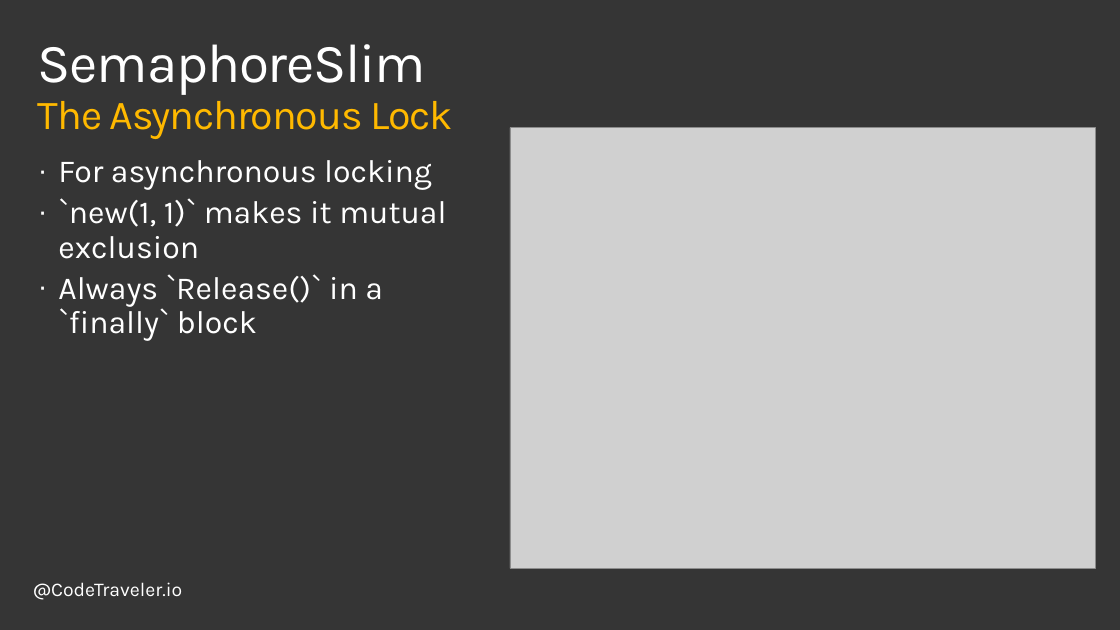
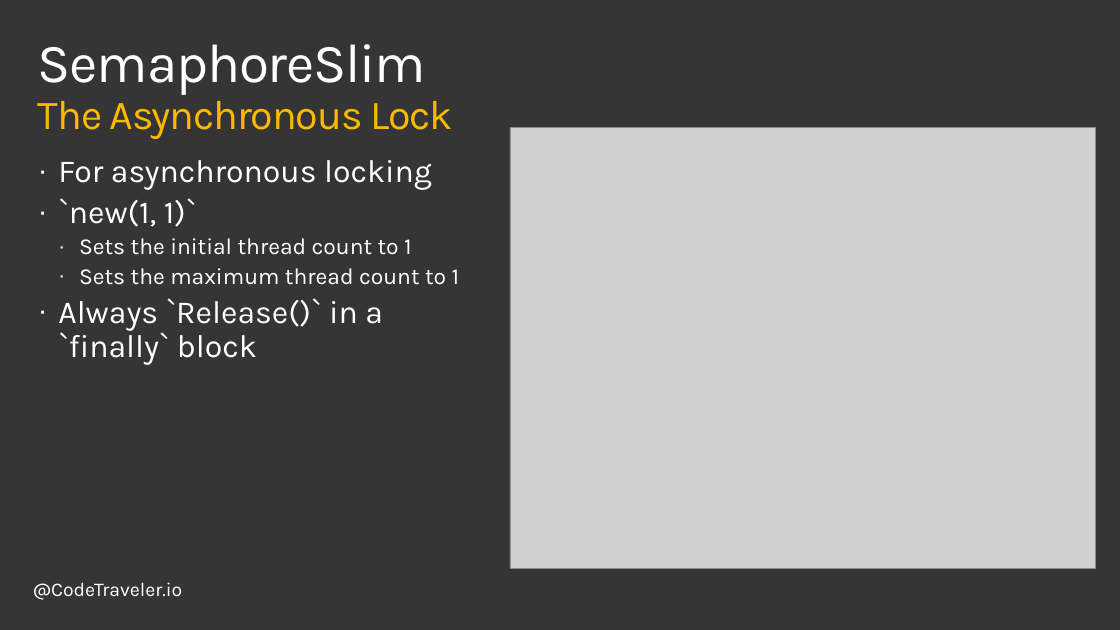
Before and after one commit to TheCodeTraveler/BecomeAnExpertWithAsyncAwait, a slide deck: slide 10 of 5. Asynchronous vs Parallel Programming/AsyncVsParallel.pptx. Drawn at 1120x630 pixels with LibreOffice and Linux fonts; fonts in the diff are those of the drawing; grey boxes stand for pictures; background and template pictures are left out. Boxes give left, top, right and bottom in pixels: in the first picture for what was removed or moved away, otherwise in the second. Text is boxed around its words. In the diff, an @@ line names an element or a change of style, - is before the commit and + after.

Commit message:
Update Asynchronous v Parallel

```diff
--- a/5. Asynchronous vs Parallel Programming/AsyncVsParallel.pptx
+++ b/5. Asynchronous vs Parallel Programming/AsyncVsParallel.pptx
@@ text at <box>58,198,460,285</box>: text changed; size 28 to 20 pt @@
-· `new(1, 1)` makes it mutual exclusion
+· `new(1, 1)`
+  · Sets the initial thread count to 1
+  · Sets the maximum thread count to 1
```
Also in this commit, not shown: 6 other slides changed, 1 other file.
